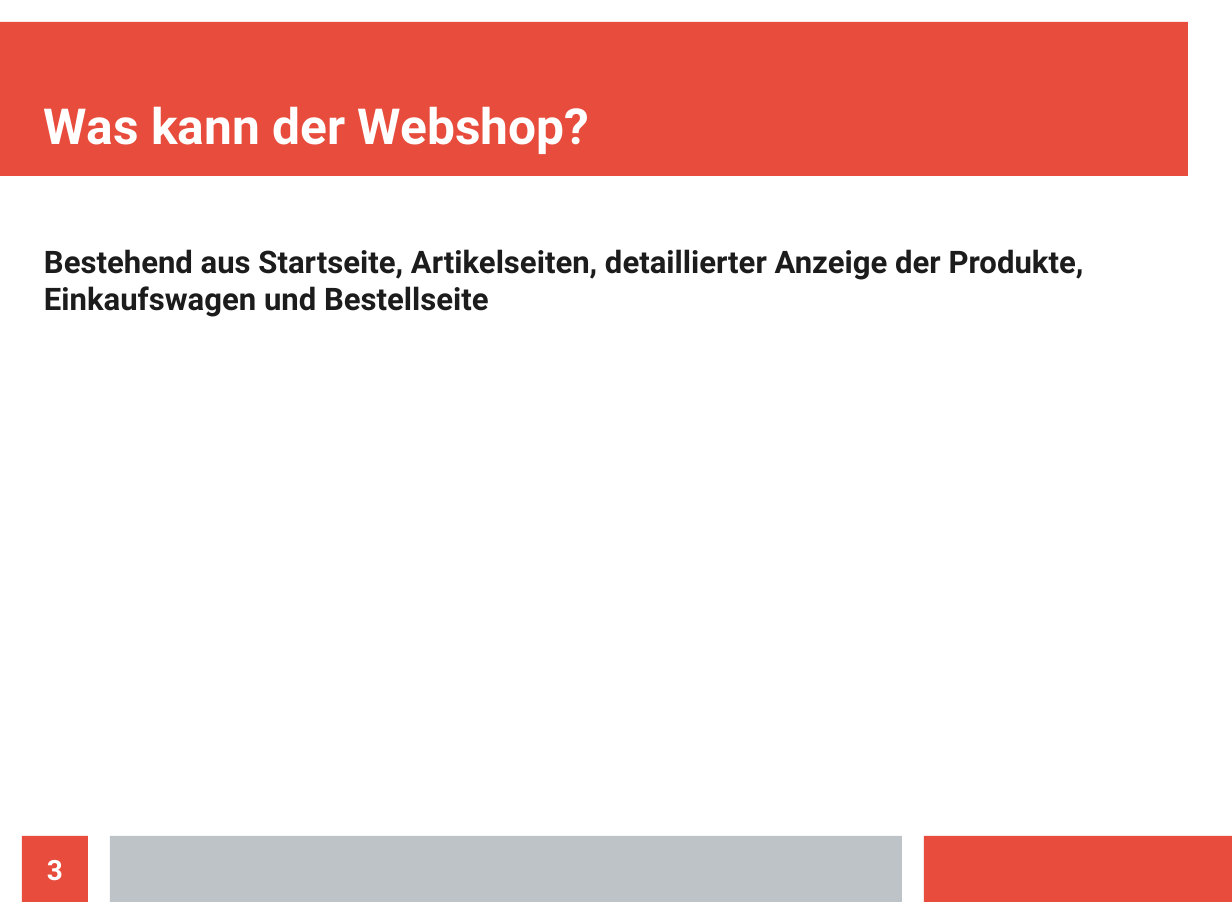
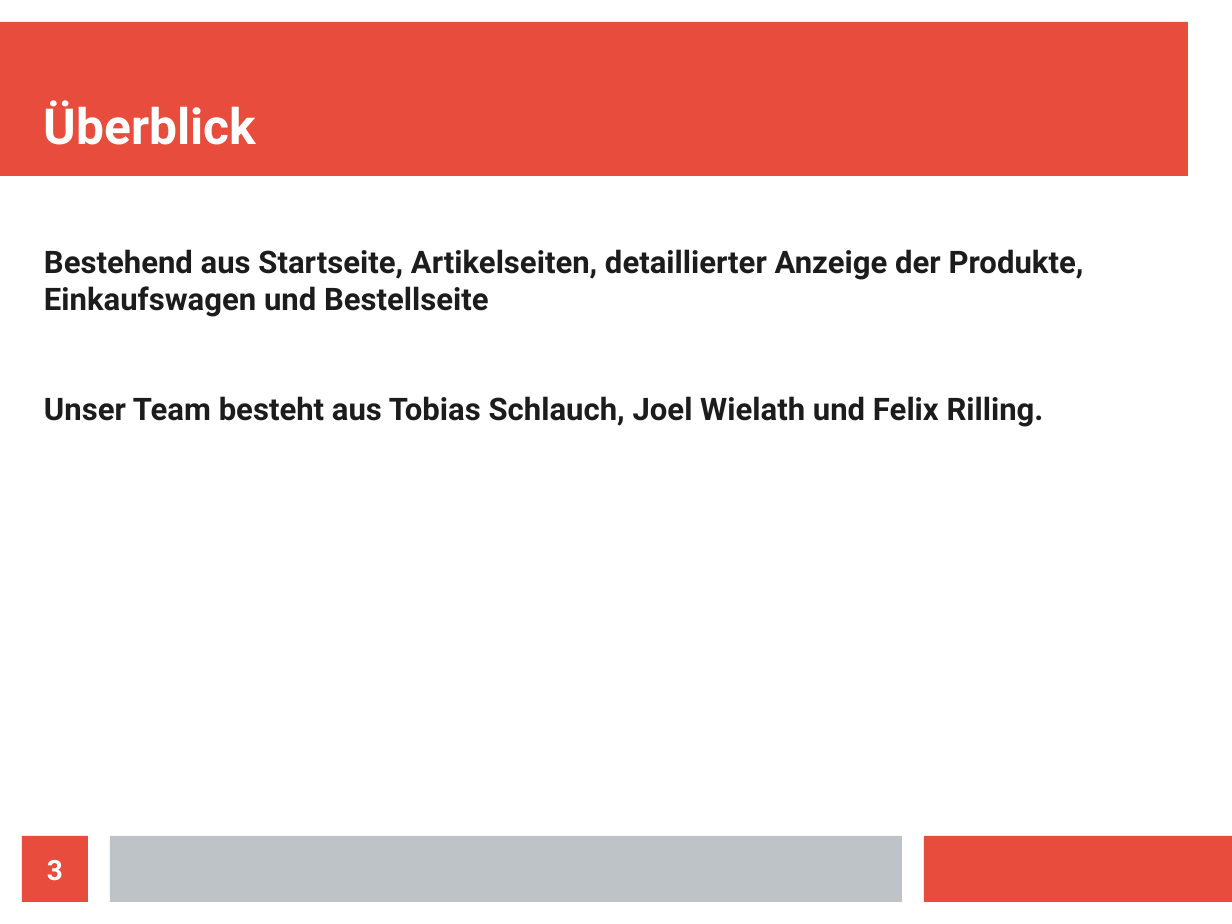
Before and after one commit to ts311/WebAnw2, a slide deck: slide 3 of Presentation/presentatiion.odp. Drawn at 1232x924 pixels with LibreOffice and Linux fonts; fonts in the diff are those of the drawing. Boxes give left, top, right and bottom in pixels: in the first picture for what was removed or moved away, otherwise in the second. Text is boxed around its words. In the diff, an @@ line names an element or a change of style, - is before the commit and + after.

```diff
--- a/Presentation/presentatiion.odp
+++ b/Presentation/presentatiion.odp
@@ title at [44,100,256,145]: text changed @@
-Was kann der Webshop?
+Überblick
@@ text at [44,396,1044,427]: paragraph added @@
+Unser Team besteht aus Tobias Schlauch, Joel Wielath und Felix Rilling.
```
